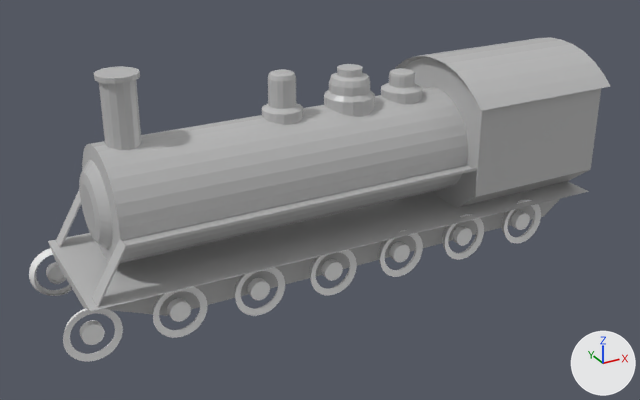
An edit to the Blender file blender-files/assets.blend, drawn before and after from the same camera.
Camera for both pictures: a 50 mm camera at (-5.04, -22.89, 14.11) aimed at (7.38, -0.31, 2.82). The lights are fixed; the arrows at lower right show +X, +Y and +Z. The first picture is the older version. The same objects are shown in both versions, whatever each file hides.

Objects in the first picture: 'Circle', 'Engine-col'.
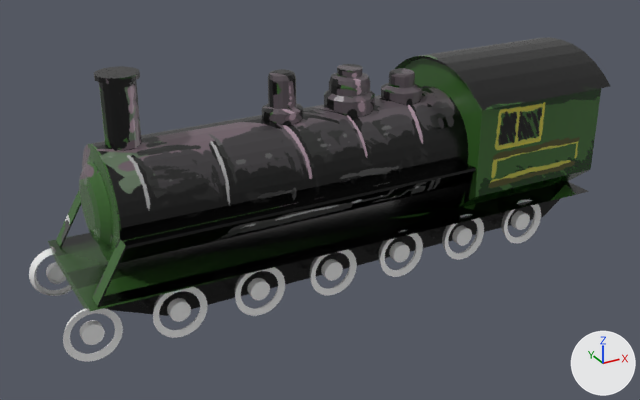
The change, as a diff of the scene's bpy script:
```diff
--- a/blender-files/assets.blend.py
+++ b/blender-files/assets.blend.py
@@ img_train_texture @@
+img_train_texture = load_image('train texture', 'textures/train.png', 1024, 1024, 'sRGB')
@@ mat_train @@
 mat_train = principled_material('train')
-mat_train.base_color = (0.5, 0.5, 0.5)  # grey #bcbcbc
+mat_train.texture = img_train_texture
 mat_train.roughness = 0.247
```

Pixel boxes [x1, y1, x2, y2] of what changed, in the pictures (640 x 400 px):
'Engine-col', surface changed (grey to black): [48, 37, 610, 316] in both
